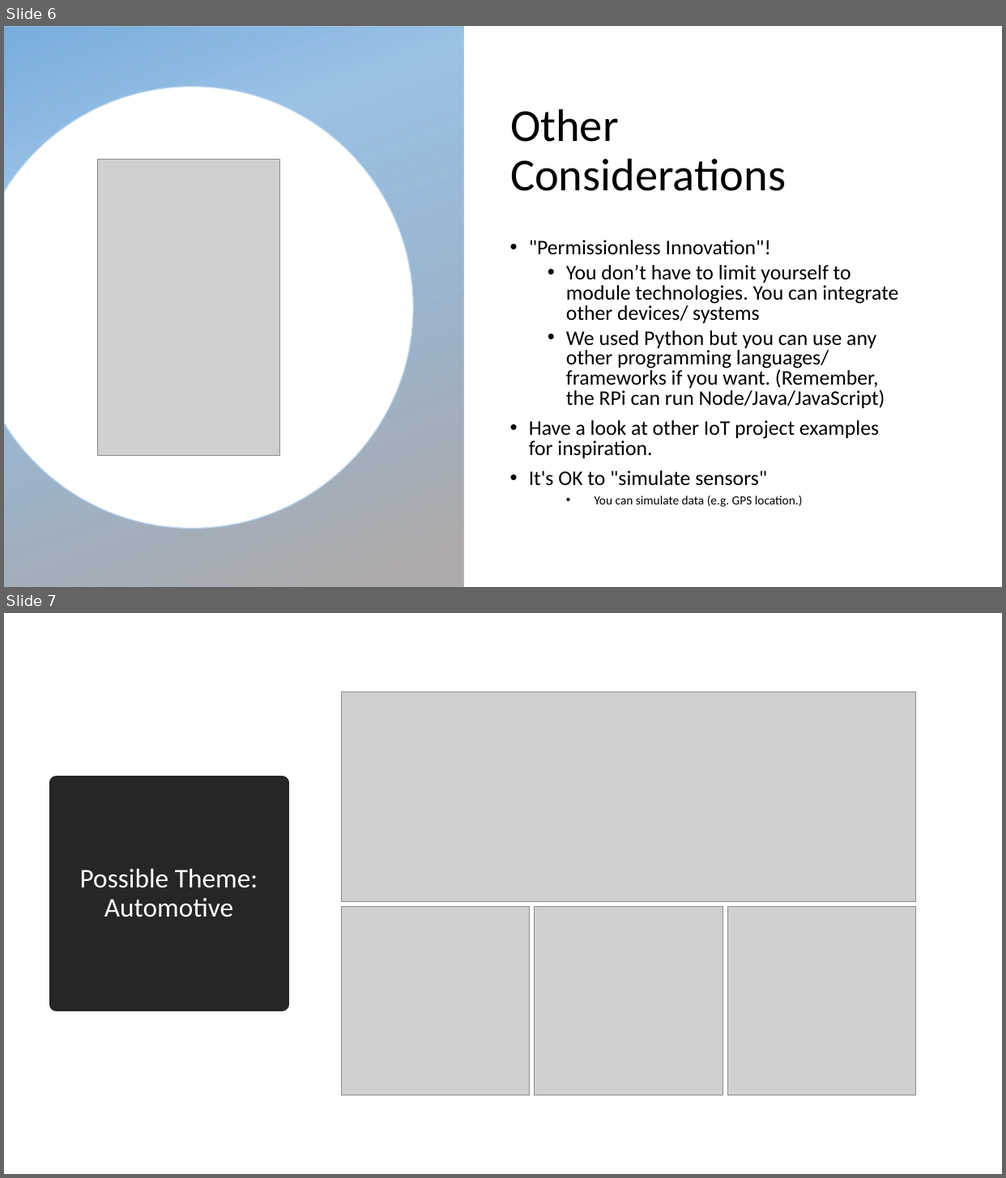
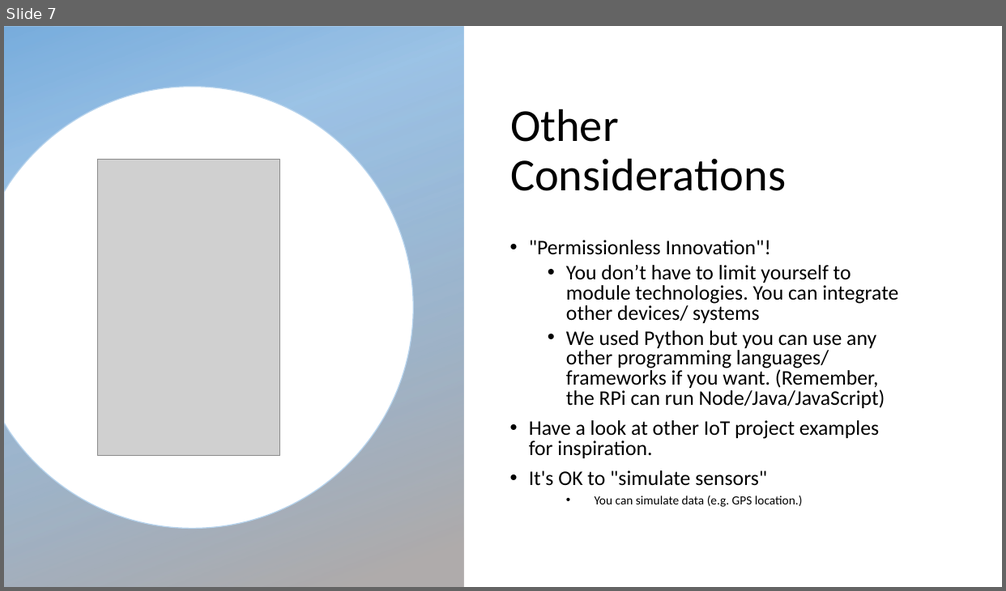
Before and after one commit to fxwalsh/IoT-Protocols-2026, a slide deck: topic-000-Assessments/talk-1/spec_1.pptx. Shown one above the other, each under a label of ours: slides 6 and 7 before the commit, slide 7 after it. The pictures are 1006x1178 and 1006x591 pixels, drawn with LibreOffice and Linux fonts; fonts in the diff are those of the drawing; grey boxes stand for pictures; background and template pictures are left out. Boxes give left, top, right and bottom in pixels: in the first picture for what was removed or moved away, otherwise in the second. Text is boxed around its words. In the diff, an @@ line names an element or a change of style, - is before the commit and + after.

```diff
--- a/topic-000-Assessments/talk-1/spec_1.pptx
+++ b/topic-000-Assessments/talk-1/spec_1.pptx
@@ slide 7 removed at [4,613,1002,1174], background #FFFFFF @@
@@ picture removed at [342,692,917,902] @@
@@ title removed at [57,783,282,1004] @@
-Possible Theme: Automotive
@@ picture removed at [342,907,530,1096] @@
@@ picture removed at [535,907,723,1096] @@
@@ picture removed at [728,907,917,1096] @@
@@ what was slide 6 is now slide 7 @@
```
Also in this commit, not shown: 4 slides changed, 3 slides added, 1 other slide removed, 15 other files.
